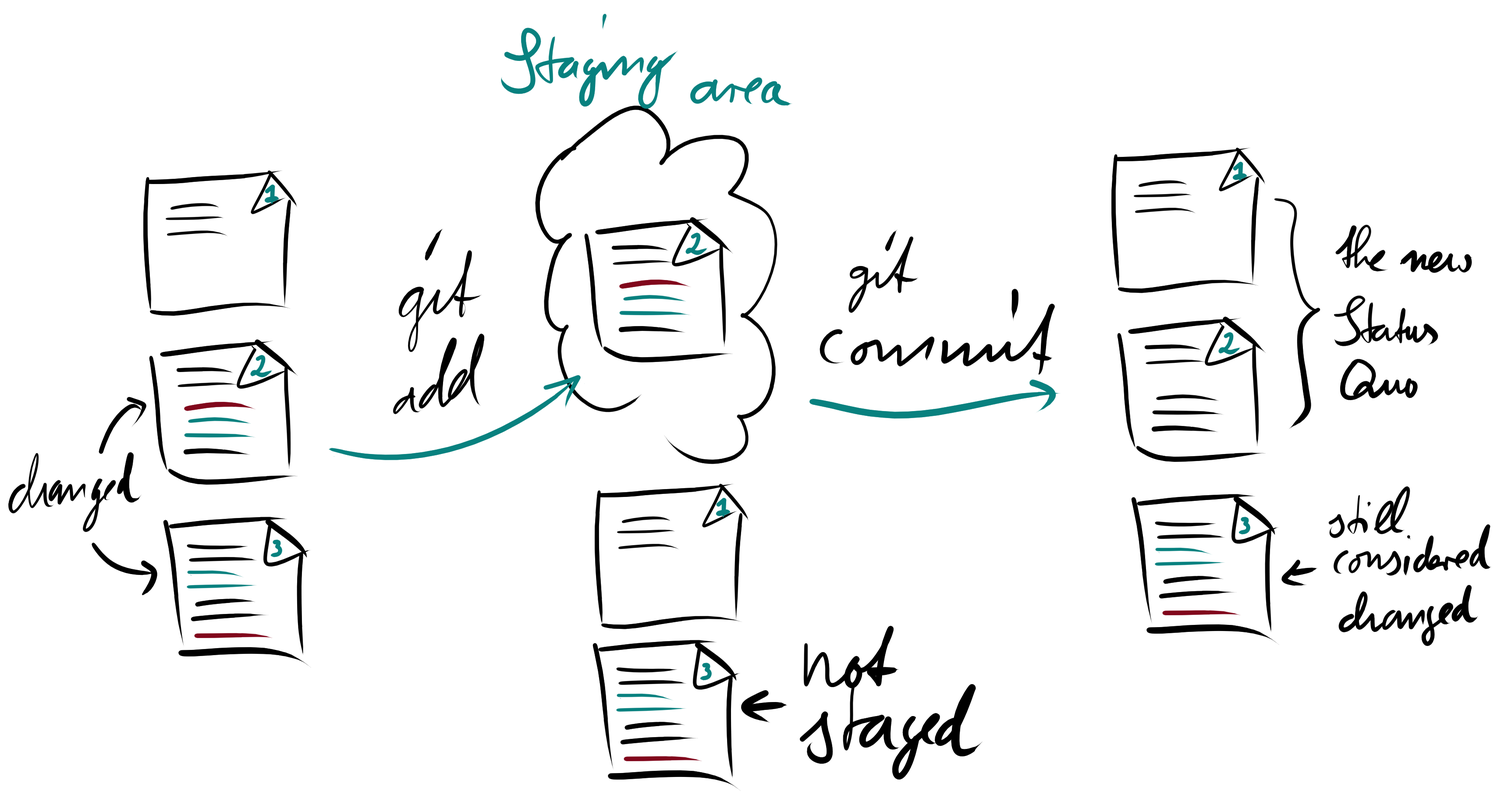
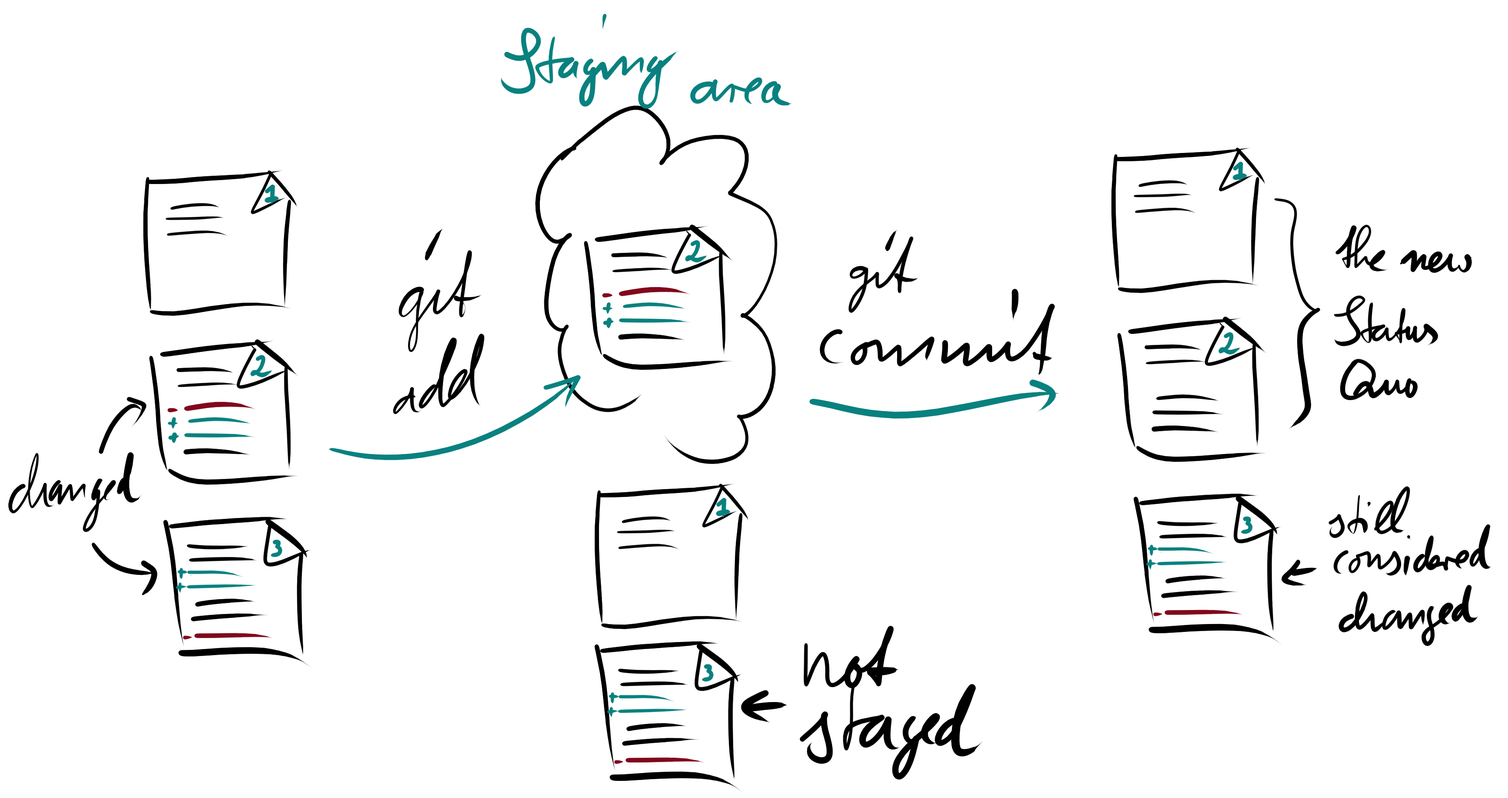
Comparing the layer stacks of the two 1508px x 798px images. Changes:
renamed "Layer 11" to "arrows", moved it above "files", painted on it over [592, 343, 743, 793]
removed layer "Layer 1" over [167, 216, 1282, 793]
renamed "Layer 12" to "files", showed it, painted on it over [167, 216, 1282, 793]
